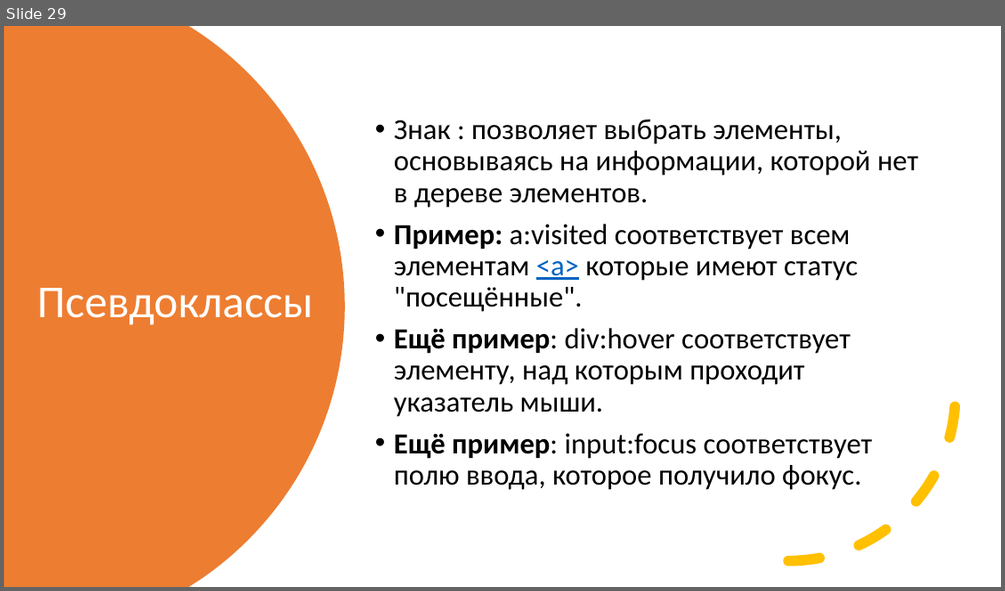
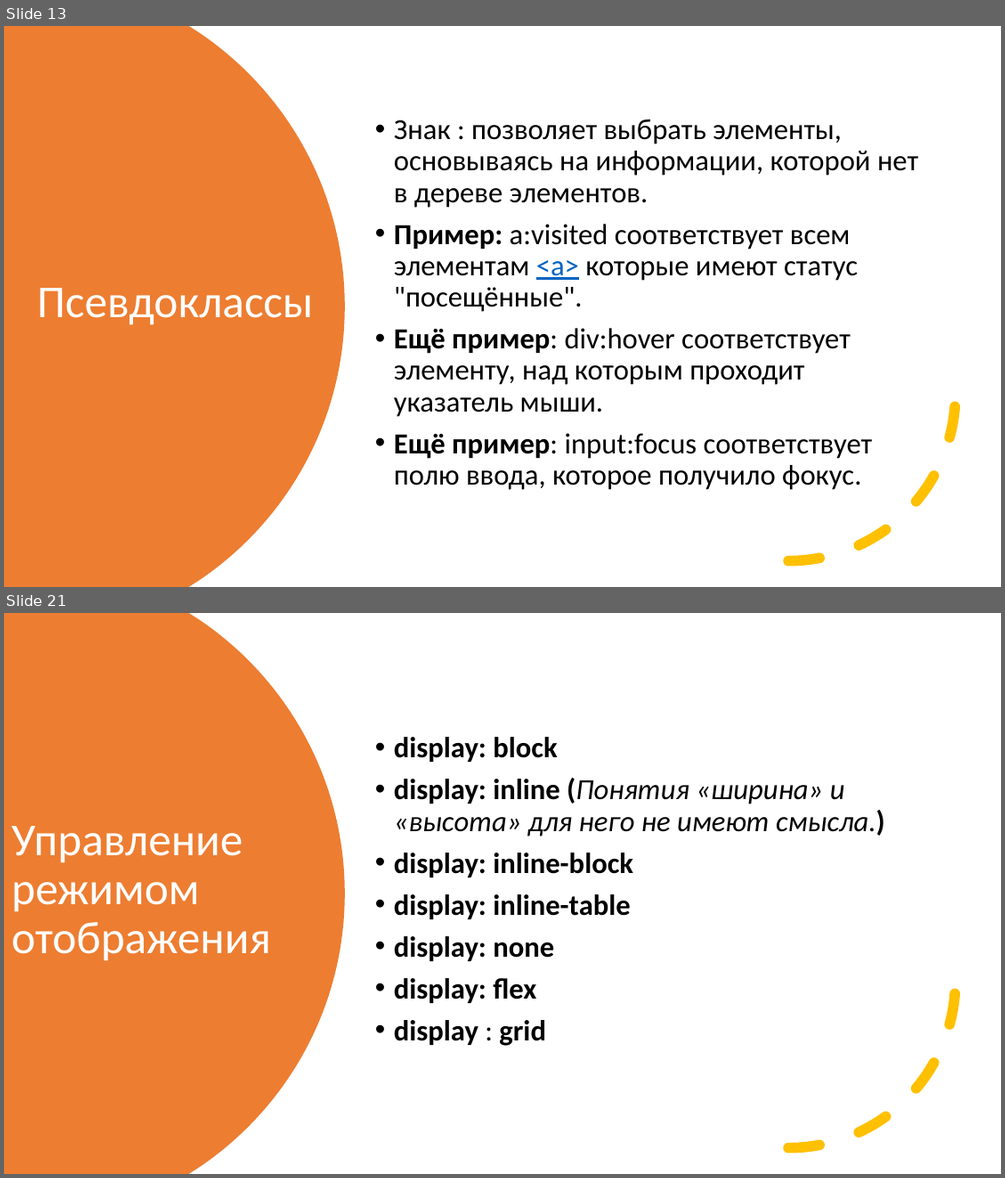
Before and after one commit to sashaklimenok/mentoring, a slide deck: Lesson-6/Presentation2.pptx. Shown one above the other, each under a label of ours: slide 29 before the commit, slides 13 and 21 after it; the slides between them are not shown. The pictures are 1005x591 and 1005x1178 pixels, drawn with LibreOffice and Linux fonts; fonts in the diff are those of the drawing. Boxes give left, top, right and bottom in pixels: in the first picture for what was removed or moved away, otherwise in the second. Text is boxed around its words. In the diff, an @@ line names an element or a change of style, - is before the commit and + after.

```diff
--- a/Lesson-6/Presentation2.pptx
+++ b/Lesson-6/Presentation2.pptx
@@ slide 21 added at (x1=4, y1=613, x2=1001, y2=1174), background #FFFFFF @@
@@ freeform shape added at (x1=4, y1=613, x2=345, y2=1174), fill #ED7D31 @@
@@ text added at (x1=394, y1=737, x2=885, y2=1046), 28 pt, text #000000, bold @@
+• display: block
+• display: inline (Понятия «ширина» и «высота» для него не имеют смысла.)
+• display: inline-block
+• display: inline-table
+• display: none
+• display: flex
+• display : grid
@@ title added at (x1=11, y1=826, x2=271, y2=961), 44 pt, text #FFFFFF @@
+Управление режимом
+отображения
@@ arc (boxed as its full ellipse) added at (x1=622, y1=814, x2=956, y2=1149), outline #FFC000 10 pt dashed @@
@@ what was slide 29 is now slide 13 @@
```
Also in this commit, not shown: 3 slides changed, 7 other slides added, 15 slides removed, 1 other file.
